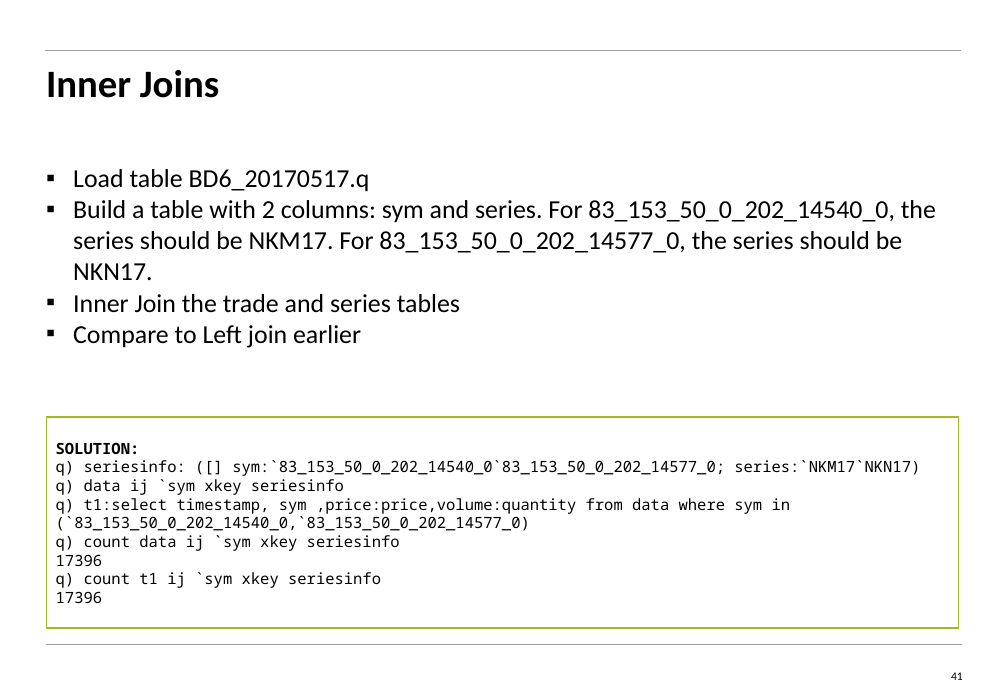
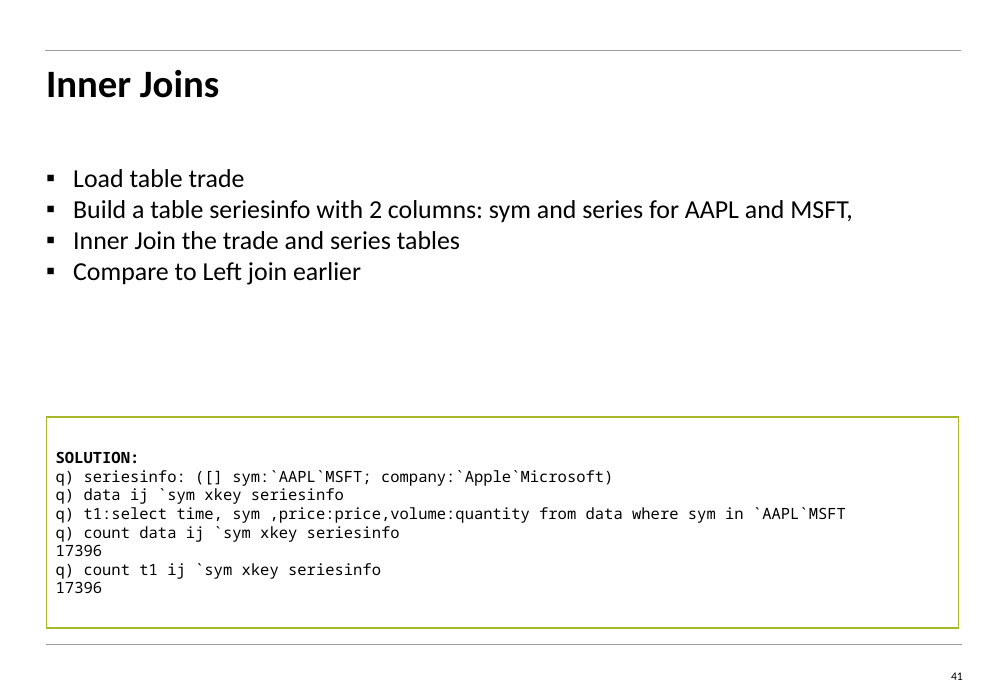
Before and after one commit to kenwjj/Q-ingSpree, a slide deck: slide 41 of kdb_training/KDB_2day_Training_Day2_students-kw.pptx. Drawn at 1008x698 pixels with LibreOffice and Linux fonts; fonts in the diff are those of the drawing. Boxes give left, top, right and bottom in pixels: in the first picture for what was removed or moved away, otherwise in the second. Text is boxed around its words. In the diff, an @@ line names an element or a change of style, - is before the commit and + after.

```diff
--- a/kdb_training/KDB_2day_Training_Day2_students-kw.pptx
+++ b/kdb_training/KDB_2day_Training_Day2_students-kw.pptx
@@ text at (73,169,852,223): text changed @@
-▪ Load table BD6_20170517.q
-▪ Build a table with 2 columns: sym and series. For 83_153_50_0_202_14540_0, the series should be NKM17. For 83_153_50_0_202_14577_0, the series should be NKN17.
+▪ Load table trade
+▪ Build a table seriesinfo with 2 columns: sym and series for AAPL and MSFT,
@@ text in rectangle at (56,470,613,486): text changed @@
-q) seriesinfo: ([] sym:`83_153_50_0_202_14540_0`83_153_50_0_202_14577_0; series:`NKM17`NKN17)
+q) seriesinfo: ([] sym:`AAPL`MSFT; company:`Apple`Microsoft)
@@ text in rectangle at (56,507,846,523): text changed @@
-q) t1:select timestamp, sym ,price:price,volume:quantity from data where sym in (`83_153_50_0_202_14540_0,`83_153_50_0_202_14577_0)
+q) t1:select time, sym ,price:price,volume:quantity from data where sym in `AAPL`MSFT
```
Also in this commit, not shown: 9 other slides changed, 1 slide added, 2 other files.
